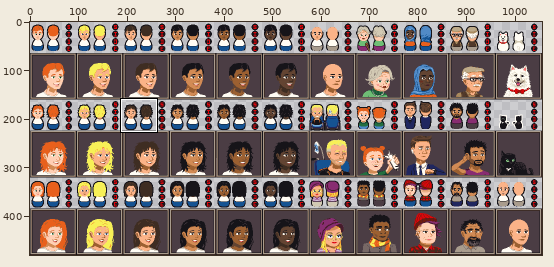
Pixel-art file -- godot/res/sprites/characters/characters.aseprite. Above, an overview of the earlier version with the close-up marked.
Close-up. Before:
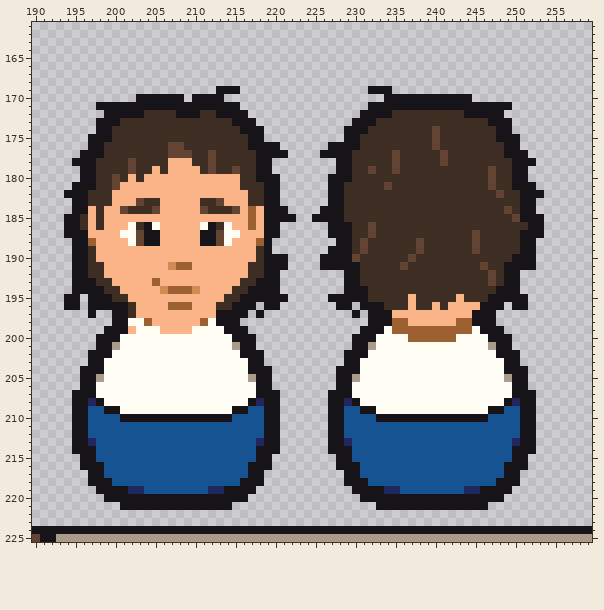
1056x480 pixels, 1 frame. Shown: x 190..259, y 161..225. The commit also changed other parts of the picture, which this record leaves out.
And afterwards:
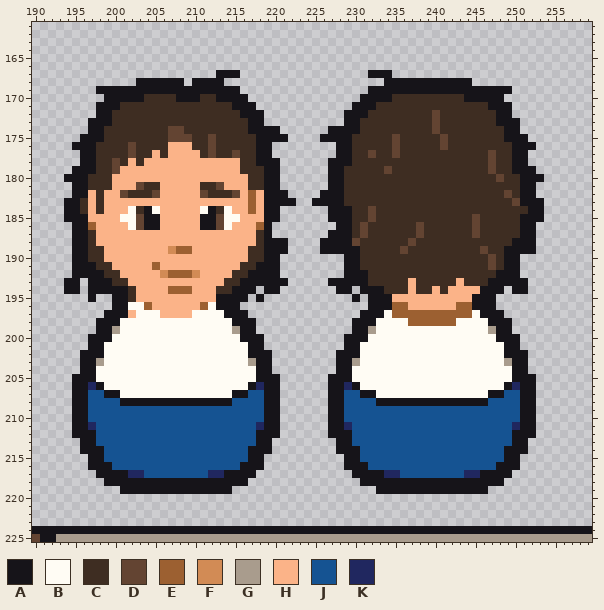
Palette (. is transparent): A #161419  B #fffcf4  C #3e2d22  D #634432  E #9c6031  F #d28b55  G #a99c8d  H #fbb388  J #155392  K #20275f
Difference:
Changed rows in their new state; - is an unchanged pixel.
Layers "Outlines", "Hair & Clothes", "Main":
first column x 194:
167 -------------------AAA----------------AAA-------------------
168 ---------AAAAAA-AAAA--------------------AAAAAAAAAAA---------
169 ----AAAAAAAAAAAAAAA----------------------AAAAAAAAAAAAAAA----
170 -----AAAA-CCCC-A-CC-AAA--------------AAA-CCCCCCCCC-AAAA-----
171 -------CCCCCCCCCCCCCC-AA------------AA-CCCCCCCCCCCCCC-------
172 ----A-CCCC----CCC--CCC-AA----------AA-CCC-----D---CCCC-A----
173 ---A--C--------------CC-A----------A-CC-------D------C--A---
174 ---A-C-------DD-------C--AA------AA--C----------------C-A---
175 --A--C-------DDD--D----C-AAA----AAA-C----D----CD------C--A--
176 -AA-C---D----HHH--D----C--.------.--C----D----CD-------C-AA-
177 ----C---D--H-HHHH----D----..----..----D--------C-----D-C----
178 -.----D-H-HHH---HHHHHH----A------A-------C-----C-----D----.-
179 -A----DHHHH-H----HHHHH--C-A------A-C--C-DC----------------A-
180 AA-C--HH-H------------H-C----------C-----------------CD-C-AA
181 ---C--H--DCC-----CCD--H-----------------C------------C--C---
182 .--H-H-DCCCD-----DCCCD-EH--A----A---------------------CD---.
183 A-CH-H---HHH-----HHH---EH--AA--AA-----------------------D--A
184 A-C----HB-AB-----BA-BH-----.----.--A--D----------------C-C-A
185 --A-H--BBDAA-----AADBB-H---..--..--A--D------------D----C---
186 .-AEH----D-A-----A-D---HE-.------.---DC-----D------D-----A-.
187 .--C---HHHHH-----HHHHH--C-.----------DC-----D--------------.
188 ---C----HHHH-----HHHH---C-AA----AA--DC-----DC------C----A---
189 ----C--------FEE-------C--AA----A---AC----D-C------CD--AA---
190 ----C------------------C---.----...-A------C---------D-A-..-
191 ---A-C-----E-HHH------C-A--.----...-------C---------CD---..-
192 ---AACC-----FEEEF----CCAA------------A---------------CA-----
193 A-.-AACC---H--------CCAA---A-----AA--A-----H-----H---AA--A--
194 A-.--AAAC---H---H--CCAA-.---------A-.-AA---H--H-HHHHAA-.-A--
195 ..--..AAC----------AAA-.-...-----...-.AAAHH-HHHHH-HAA-....--
196 ..-...--BBE--HHH-EBAA-..-..-------..-.--AEE-HH-H-EEA--.-..--
197 ---.-A--HBBB----BBBB----.-----------.A--BEEEEEEEEEEB--A-----
198 ----AA-B--BBBBBBBB-BB-AA------------AA-BBBBEEEEEEBBBB-AA----
199 ----A-GBB---BBBB----BG-A------------A-GB-BBBBBBBBBB-BG-A----
200 ---A--B--------------B--A----------A--B----BBBBBB----B--A---
201 ---A-BB--------------BB-A----------A-BB--------------BB-A---
202 --A--B----------------B--A--------A--B----------------B--A--
203 --A-G------------------G-A--------A-G------------------G-A--
204 ----B------------------B------------B------------------B----
205 -A--B------------------B--A------A--B------------------B--A-
206 -A-KA------------------AK-A------A-KA------------------AK-A-
207 ---JJAA--------------AAJJ----------JJAA--------------AAJJ---
208 ---JJJJAAAAAAAAAAAAAAJJJJ----------JJJJAAAAAAAAAAAAAAJJJJ---
209 -----JJJJJJJJJJJJJJJJJJ--------------JJJJJJJJJJJJJJJJJJ-----
210 -------JJJJJJJJJJJJJJ------------------JJJJJJJJJJJJJJ-------
211 ---K--------------------K----------K--------------------K---
212 ---A--------------------A----------A--------------------A---
213 -.-A--------------------A-.------.-A--------------------A-.-
214 -.--A------------------A--.------.--A------------------A--.-
215 --.-A------------------A-.--------.-A------------------A-.--
216 --.--A----------------A--.--------.--A----------------A--.--
217 ---.-AAAKK--------KKAAA-.----------.-AAAKK--------KKAAA-.---
218 ---..-AAAAAAAAAAAAAAAA-..----------..-AAAAAAAAAAAAAAAA-..---
219 ----...-AAAAAAAAAAAA-...------------...-AAAAAAAAAAAA-...----
220 -----..................--------------..................-----
221 -------..............------------------..............-------
Pixel boxes of the changes (left, top, right, bottom) in both close-ups:
changed: (64, 70, 544, 510)
